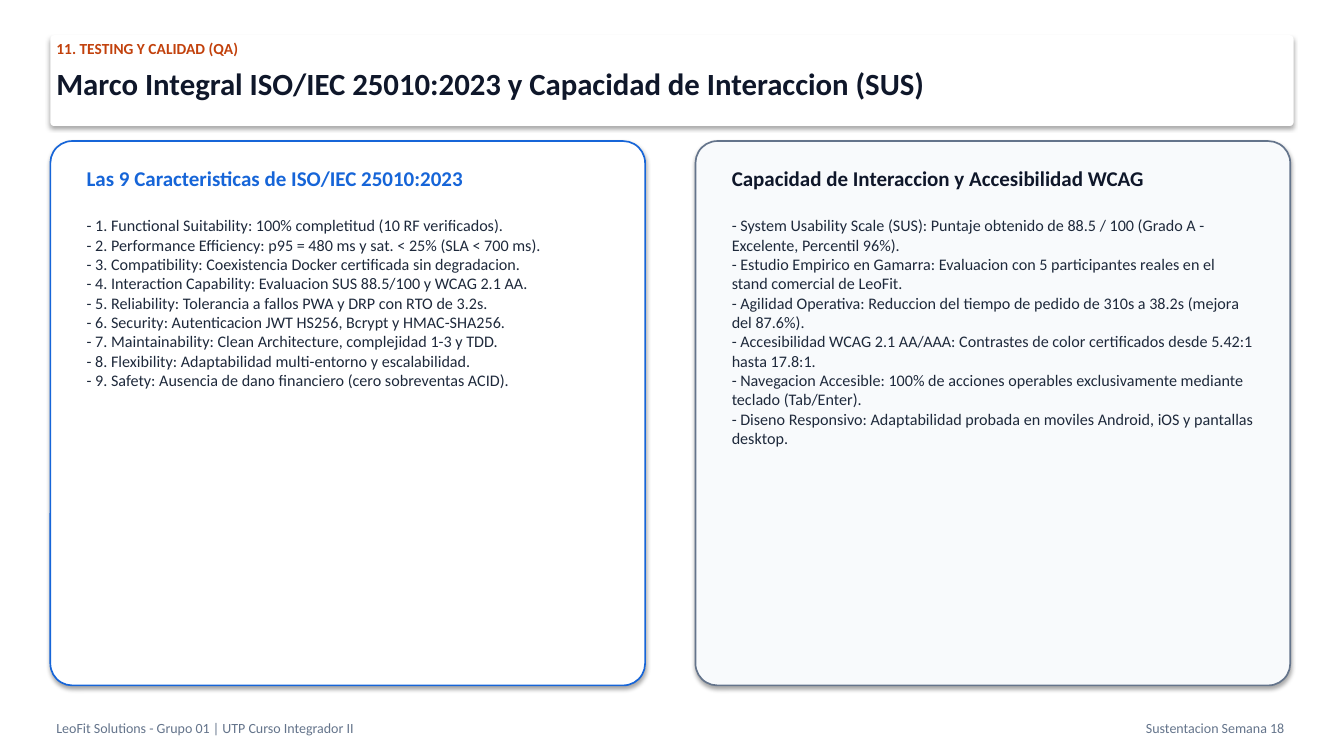
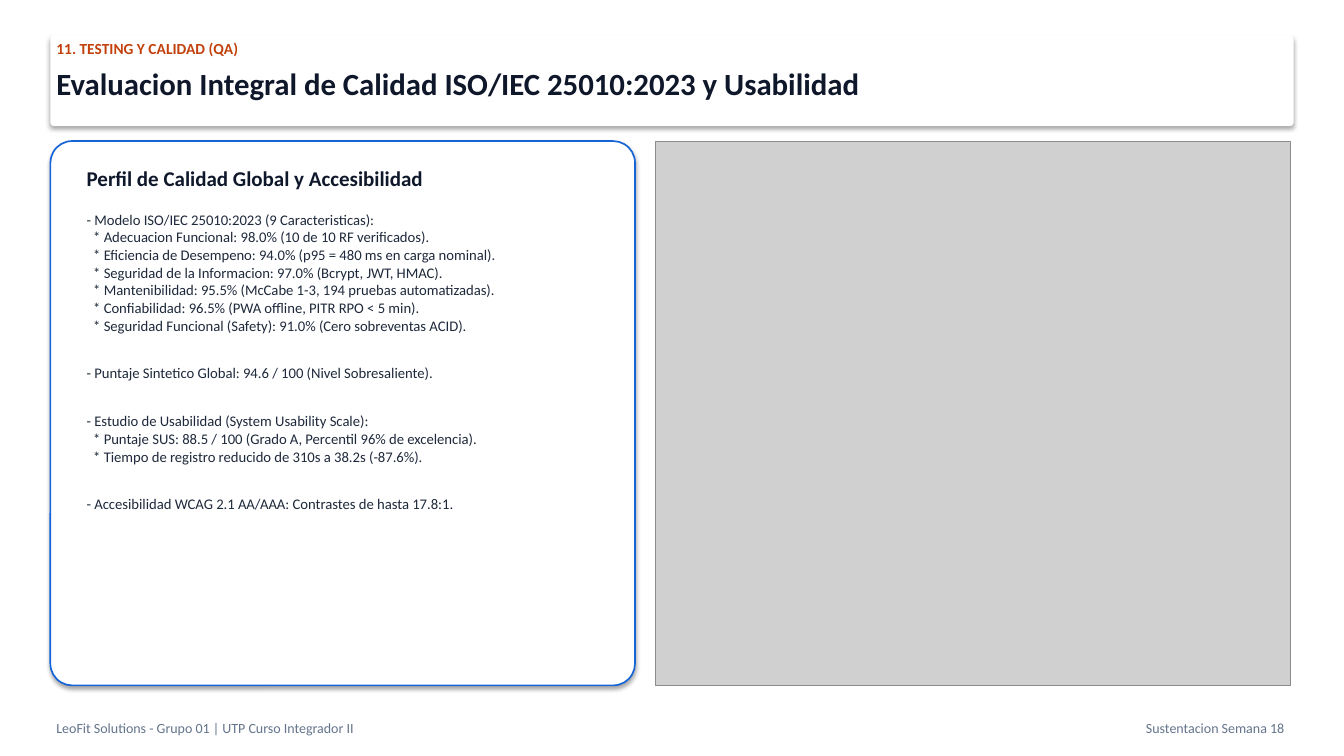
Before and after one commit to Leofit-Solutions-Grupo01/leofit-pedidos-sistema, a slide deck: slide 21 of docs/05_SUSTENTACION_PROYECTO_FINAL_SEMANA_18/03_PRESENTACION_OFICIAL_SUSTENTACION_PROYECTO_FINAL.pptx. Drawn at 1344x756 pixels with LibreOffice and Linux fonts; fonts in the diff are those of the drawing; grey boxes stand for pictures. Boxes give left, top, right and bottom in pixels: in the first picture for what was removed or moved away, otherwise in the second. Text is boxed around its words. In the diff, an @@ line names an element or a change of style, - is before the commit and + after.

Commit message:
feat(charts): incorpora graficos cientificos de calidad iso25010, percentiles k6, saturacion y complejidad en informe y presentacion

```diff
--- a/docs/05_SUSTENTACION_PROYECTO_FINAL_SEMANA_18/03_PRESENTACION_OFICIAL_SUSTENTACION_PROYECTO_FINAL.pptx
+++ b/docs/05_SUSTENTACION_PROYECTO_FINAL_SEMANA_18/03_PRESENTACION_OFICIAL_SUSTENTACION_PROYECTO_FINAL.pptx
@@ text at [56,73,859,101]: text changed @@
-Marco Integral ISO/IEC 25010:2023 y Capacidad de Interaccion (SUS)
+Evaluacion Integral de Calidad ISO/IEC 25010:2023 y Usabilidad
@@ rounded rectangle: place and size @@
-rounded rectangle at [50,141,645,686]
+rounded rectangle at [50,141,635,686]
@@ picture added at [655,141,1291,686] @@
@@ rounded rectangle removed at [696,141,1291,686] @@
@@ text at [87,171,423,190]: text changed; text colour #1665D8 to #0F172A @@
-Las 9 Caracteristicas de ISO/IEC 25010:2023
+Perfil de Calidad Global y Accesibilidad
@@ text removed at [732,171,1144,190] @@
-Capacidad de Interaccion y Accesibilidad WCAG
@@ text at [94,214,496,510]: text changed; size 11.5 to 10.5 pt @@
-- 1. Functional Suitability: 100% completitud (10 RF verificados).
-- 2. Performance Efficiency: p95 = 480 ms y sat. < 25% (SLA < 700 ms).
-- 3. Compatibility: Coexistencia Docker certificada sin degradacion.
-- 4. Interaction Capability: Evaluacion SUS 88.5/100 y WCAG 2.1 AA.
-- 5. Reliability: Tolerancia a fallos PWA y DRP con RTO de 3.2s.
-- 6. Security: Autenticacion JWT HS256, Bcrypt y HMAC-SHA256.
-- 7. Maintainability: Clean Architecture, complejidad 1-3 y TDD.
-- 8. Flexibility: Adaptabilidad multi-entorno y escalabilidad.
-- 9. Safety: Ausencia de dano financiero (cero sobreventas ACID).
+- Modelo ISO/IEC 25010:2023 (9 Caracteristicas):
+* Adecuacion Funcional: 98.0% (10 de 10 RF verificados).
+* Eficiencia de Desempeno: 94.0% (p95 = 480 ms en carga nominal).
+* Seguridad de la Informacion: 97.0% (Bcrypt, JWT, HMAC).
+* Mantenibilidad: 95.5% (McCabe 1-3, 194 pruebas automatizadas).
+* Confiabilidad: 96.5% (PWA offline, PITR RPO < 5 min).
+* Seguridad Funcional (Safety): 91.0% (Cero sobreventas ACID).
+- Puntaje Sintetico Global: 94.6 / 100 (Nivel Sobresaliente).
+- Estudio de Usabilidad (System Usability Scale):
+* Puntaje SUS: 88.5 / 100 (Grado A, Percentil 96% de excelencia).
+* Tiempo de registro reducido de 310s a 38.2s (-87.6%).
+- Accesibilidad WCAG 2.1 AA/AAA: Contrastes de hasta 17.8:1.
@@ text removed at [732,219,1253,447] @@
-- System Usability Scale (SUS): Puntaje obtenido de 88.5 / 100 (Grado A - Excelente, Percentil 96%).
-- Estudio Empirico en Gamarra: Evaluacion con 5 participantes reales en el stand comercial de LeoFit.
-- Agilidad Operativa: Reduccion del tiempo de pedido de 310s a 38.2s (mejora del 87.6%).
-- Accesibilidad WCAG 2.1 AA/AAA: Contrastes de color certificados desde 5.42:1 hasta 17.8:1.
-- Navegacion Accesible: 100% de acciones operables exclusivamente mediante teclado (Tab/Enter).
-- Diseno Responsivo: Adaptabilidad probada en moviles Android, iOS y pantallas desktop.
```
Also in this commit, not shown: 3 other slides changed, 2 slides added, 2 slides removed, 24 other files.
